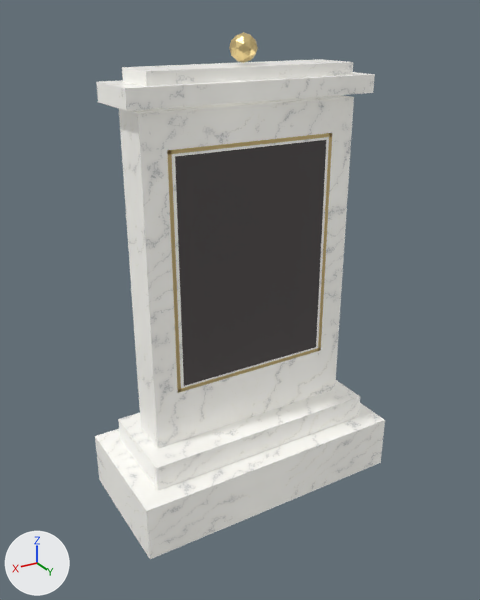
The glTF model models/directory-palace.glb, before and after one commit.
Rendered twice from a 50 mm camera at (2.33, 3.84, 3.45) aimed at (0.05, 0.04, 1.56). The axes (+X, +Y, +Z) are drawn at lower left. The lights are the same throughout. The first picture is the older version. Vertices at exactly the same position are counted once.

The first picture shows 'brass', 'marble', 'plate'.
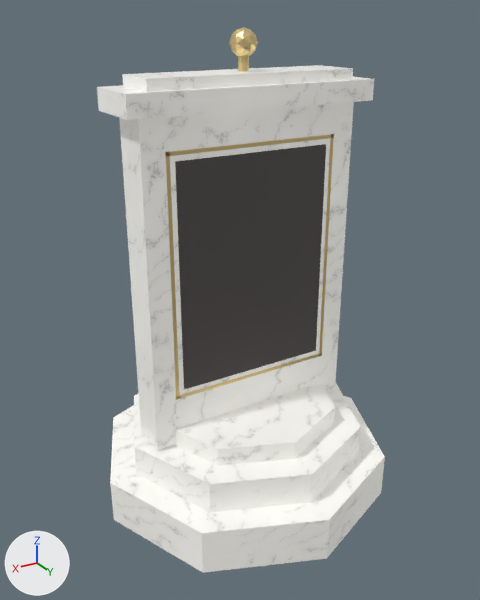
Edits to the bpy script that builds the scene:
```text
Change me_marble:
    used by ob_marble; location = (0.0, 0.0, 0.0)
    remove me_marble.from_pydata(...)  # 40 vertices, 60 faces; spans x -1.05..1.05, y -0.5..0.5, z 0.0..3.16
    add me_marble.from_pydata(...)  # 84 vertices, 132 faces; spans x -1.12..1.12, y -1.12..1.12, z 0.0..3.12
    me_marble part 1: the loose piece of 8 vertices spanning x -0.8..0.8, y -0.15..0.15, z 0.59..2.93 is moved by (0.0, 0.0, 0.02)
    me_marble part 2: the loose piece of 8 vertices spanning x -0.9..0.9, y -0.23..0.23, z 2.96..3.08 is moved by (0.0, 0.0, -0.04)
    me_marble part 3: the loose piece of 8 vertices spanning x -0.75..0.75, y -0.18..0.18, z 3.08..3.16 is moved by (0.0, 0.0, -0.05)
    me_marble part 4: the loose piece of 8 vertices spanning x -1.05..1.05, y -0.5..0.5, z 0.0..0.42 is rebuilt with 20 vertices and now spans x -1.12..1.12, y -1.12..1.12, z 0.0..0.34
    me_marble part 5: a new loose piece of 20 vertices spanning x -0.92..0.92, y -0.92..0.92, z 0.3..0.58, in mat_marble
    me_marble part 6: a new loose piece of 20 vertices spanning x -0.72..0.72, y -0.72..0.72, z 0.54..0.72, in mat_marble
    me_marble part 7: 8 vertices removed from x -0.9..0.9, y -0.35..0.35, z 0.42..0.61
Change me_brass:
    used by ob_brass; location = (0.0, 0.0, 0.0)
    remove me_brass.from_pydata(...)  # 66 vertices, 128 faces; spans x -0.62..0.62, y -0.09..0.15, z 1.02..3.35
    add me_brass.from_pydata(...)  # 98 vertices, 168 faces; spans x -0.64..0.64, y -0.09..0.15, z 0.96..3.38
    me_brass part 8: a new loose piece, a box spanning x -0.64..0.64, y 0.149..0.153, z 2.6675..2.6925, in mat_brass (yellow #edd495)
    me_brass part 9: a new loose piece, a box spanning x -0.64..0.64, y 0.149..0.153, z 0.9675..0.9925, in mat_brass (yellow #edd495)
    me_brass part 10: a new loose piece, a box spanning x -0.6375..-0.6125, y 0.149..0.153, z 0.965..2.695, in mat_brass (yellow #edd495)
    me_brass part 11: a new loose piece, a box spanning x 0.6125..0.6375, y 0.149..0.153, z 0.965..2.695, in mat_brass (yellow #edd495)
    me_brass part 12: the loose piece of 42 vertices spanning x -0.09..0.09, y -0.09..0.09, z 3.17..3.35 is moved by (0.0, 0.0, 0.03)
    me_brass part 13: a new loose piece of 24 vertices spanning x -0.04..0.04, y -0.03..0.03, z 3.05..3.23, in mat_brass (yellow #edd495)
    me_brass part 14: the loose piece of 24 vertices spanning x -0.62..0.62, y 0.15, z 1.02..2.7 is deleted
```

Pixel boxes (x1, y1, x2, y2) of what changed, in the pictures (480 x 600 px; the box of a moved part takes in the faces that stretch with it):
'marble', reshaped: before (95, 59, 385, 559); after (97, 65, 385, 573)
'brass', reshaped: before (167, 32, 332, 393); after (165, 27, 334, 400)
part 1 of me_marble, moved or reshaped: before (119, 95, 354, 449); after (119, 102, 354, 450)
part 2 of me_marble, moved or reshaped: before (96, 72, 375, 111); after (97, 77, 374, 120)
part 3 of me_marble, moved or reshaped: before (122, 59, 353, 86); after (122, 65, 353, 92)
part 4 of me_marble, rebuilt (13% taller): before (95, 403, 385, 559); after (110, 396, 385, 573)
part 5 of me_marble, added: after (134, 383, 360, 513)
part 6 of me_marble, added: after (174, 382, 335, 466)
part 7 of me_marble, deleted: before (118, 380, 360, 491)
part 8 of me_brass, added: after (165, 134, 334, 156)
part 9 of me_brass, added: after (177, 354, 320, 398)
part 10 of me_brass, added: after (319, 134, 334, 356)
part 11 of me_brass, added (yellow): after (166, 151, 180, 400)
part 12 of me_brass, moved or reshaped: before (229, 32, 258, 63); after (229, 27, 258, 56)
part 13 of me_brass, added (mostly hidden): after (238, 56, 249, 72)
part 14 of me_brass, deleted: before (167, 133, 332, 393)
